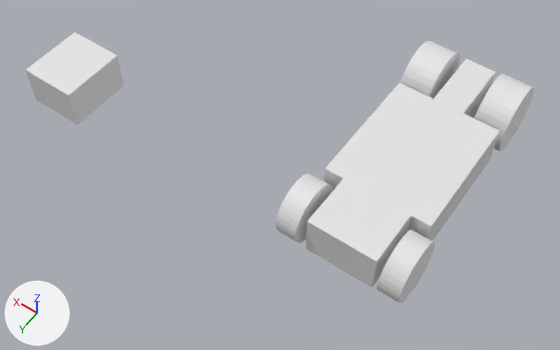
Before and after pictures for a commit that changed the Blender file Brackeys2022/Assets/Meshes/Kart.blend.
Before and after are seen from a camera (50 mm lens) standing at (-0.96, 2.61, 3.3) and looking at (0.66, 0.35, -0.26). The lights are fixed; the arrows at lower left show +X, +Y and +Z.

The scene before the commit, as lines of its bpy script (objects in view):
```python
me_cube = bpy.data.meshes.new('Cube')
me_cube.from_pydata(...)  # 24 vertices, 14 faces; spans x -1.0..1.0, y -1.0..1.0, z -1.0..1.0
me_cube.materials.append(mat_material)  # white #e7e7e7
me_cube_001 = bpy.data.meshes.new('Cube.001')
me_cube_001.from_pydata(...)  # a box spanning x -0.65..1.35, y -1.65..0.35, z 0.0..2.0
me_cylinder_001 = bpy.data.meshes.new('Cylinder.001')
me_cylinder_001.from_pydata(...)  # a 32-sided cylinder along z spanning x -1.0..1.0, y -1.0..1.0, z -1.0..1.0
ob_body = bpy.data.objects.new('Body', me_cube)
ob_body.location = (0.0, 0.0, 0.0)
ob_body.scale = (0.314, 0.75, -0.125)
ob_boolean_cube = bpy.data.objects.new('Boolean Cube', me_cube_001)
ob_boolean_cube.location = (1.894, 0.75, 0.125)
ob_boolean_cube.scale = (0.175, 0.2, -0.125)
ob_wheel_front = bpy.data.objects.new('Wheel-Front', me_cylinder_001)
ob_wheel_front.parent = ob_body
ob_wheel_front.matrix_parent_inverse = Matrix(((2.0, 0.0, 0.0, 0.0), (0.0, 1.333, 0.0, 0.0), (0.0, 0.0, -8.0, 0.0), (0.0, 0.0, 0.0, 1.0)))
ob_wheel_front.location = (0.484, 0.617, 0.0)
ob_wheel_front.rotation_euler = (0.0, -1.571, 0.0)  # degrees (0, -90, 0)
ob_wheel_front.scale = (0.172, 0.172, 0.0996)
_m = ob_wheel_front.modifiers.new('Mirror', 'MIRROR')
_m.mirror_object = ob_body
ob_wheel_rear = bpy.data.objects.new('Wheel-Rear', me_cylinder_001)
ob_wheel_rear.parent = ob_body
ob_wheel_rear.matrix_parent_inverse = Matrix(((2.0, 0.0, 0.0, 0.0), (0.0, 1.333, 0.0, 0.0), (0.0, 0.0, -8.0, 0.0), (0.0, 0.0, 0.0, 1.0)))
ob_wheel_rear.location = (0.379, -0.6, 0.0)
ob_wheel_rear.rotation_euler = (0.0, -1.571, 0.0)  # degrees (0, -90, 0)
ob_wheel_rear.scale = (0.203, 0.203, 0.151)
_m = ob_wheel_rear.modifiers.new('Mirror', 'MIRROR')
_m.mirror_object = ob_body
```
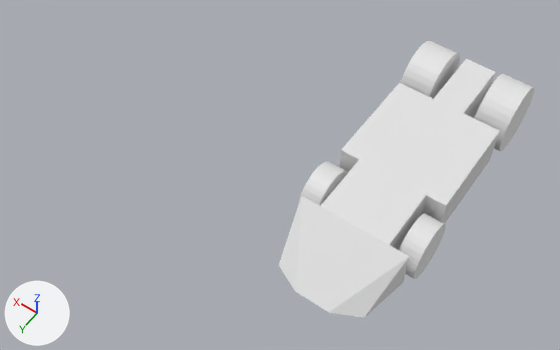
Commit message: Kart backup before I break it again

Changed parts and their boxes [x1, y1, x2, y2] in the pictures (560 x 350 px):
'Body', reshaped (14% wider, 13% taller): before [306, 59, 500, 288]; after [279, 59, 500, 318]
'Wheel-Front', reshaped, moved, rescaled (7% narrower, 9% shorter): before [276, 173, 435, 303]; after [298, 161, 446, 279]
'Boolean Cube', hidden: before [26, 32, 124, 125]

The change in detail:
me_cube is used by ob_body; location (0.0, 0.0, 0.0); scale (0.314, 0.75, -0.125).
me_cube had 24 vertices, 14 faces and spanned x -1.0..1.0, y -1.0..1.0, z -1.0..1.0.
me_cube now has 37 vertices, 27 faces and spans x -1.0..1.0, y -1.0..1.32, z -1.0..1.0.
Part 1, on me_cube:
1 face is deleted.
12 vertices in x -1.0..1.0, y 0.56..1.0, z -1.0..1.0 move by (0.0, -0.21, 0.0).
13 vertices are added at x -1.0..1.0, y 0.85..1.32, z -1.0..1.0.
14 new faces join them.
Object 'Boolean Cube' (ob_boolean_cube) is now hidden.
Object 'Wheel-Front' (ob_wheel_front) moves from (0.484, 0.617, 0.0) to (0.467, 0.45, -0.0364).
Object 'Wheel-Front' (ob_wheel_front) is rescaled from (0.172, 0.172, 0.0996) to (0.159, 0.159, 0.0918).
